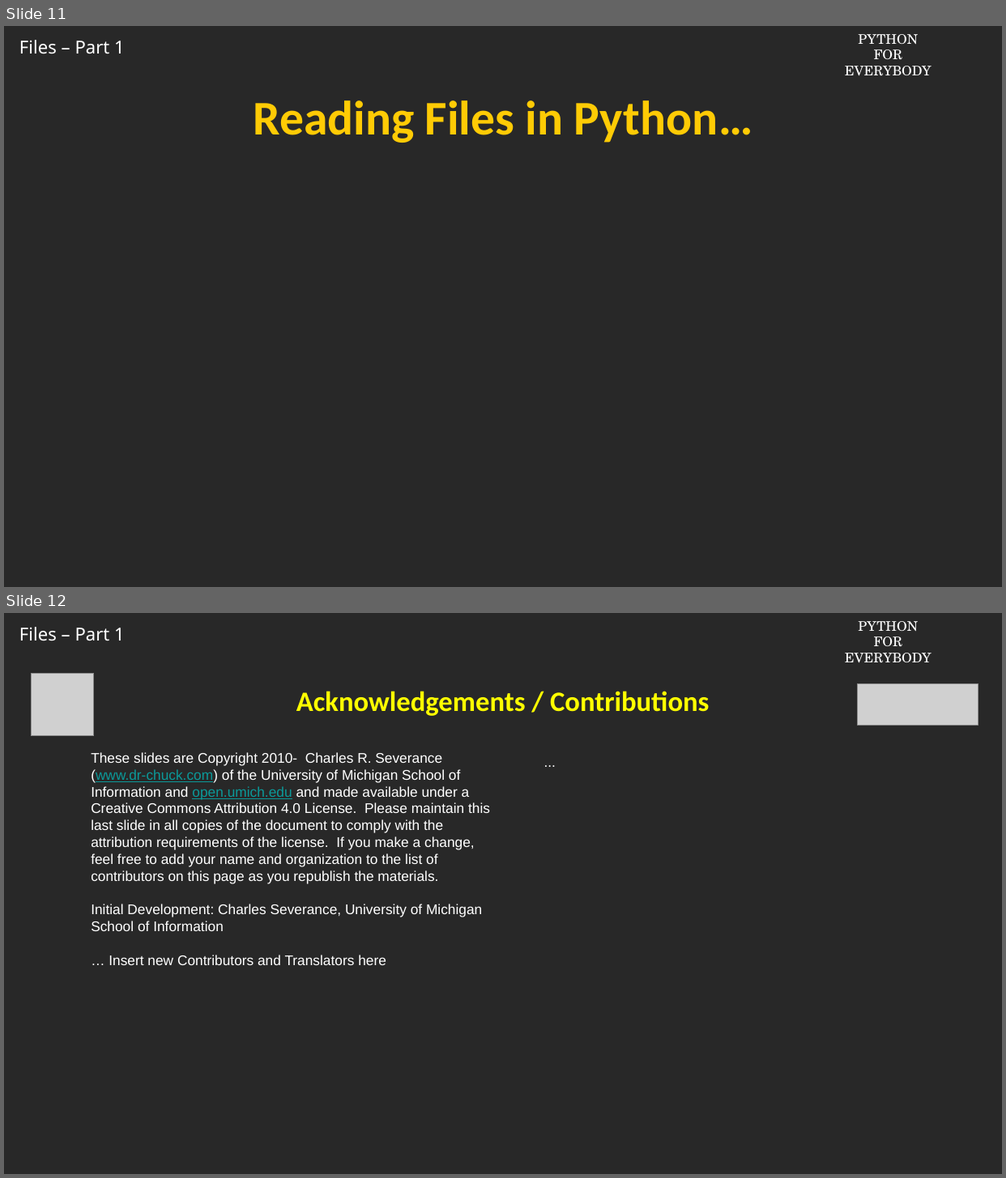
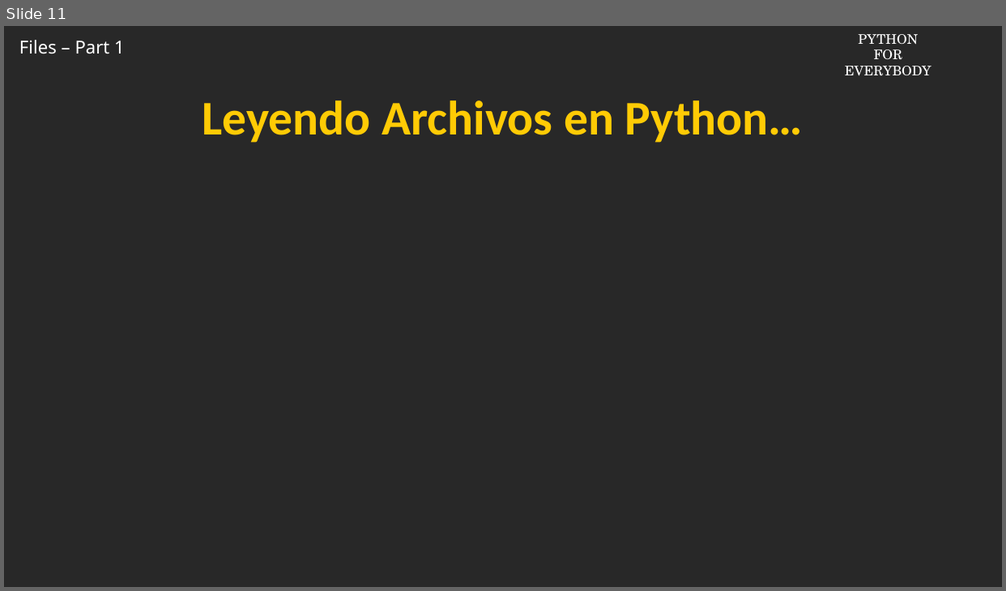
Before and after one commit to csev/py4e, a slide deck: ai/7.1.pptx. Shown one above the other, each under a label of ours: slides 11 and 12 before the commit, slide 11 after it. The pictures are 1006x1178 and 1006x591 pixels, drawn with LibreOffice and Linux fonts; fonts in the diff are those of the drawing; grey boxes stand for pictures; background and template pictures are left out. Boxes give left, top, right and bottom in pixels: in the first picture for what was removed or moved away, otherwise in the second. Text is boxed around its words. In the diff, an @@ line names an element or a change of style, - is before the commit and + after.

```diff
--- a/ai/7.1.pptx
+++ b/ai/7.1.pptx
@@ slide 12 removed at (4, 613, 1002, 1174), background picture (left out); not listed: 2 template elements that a slide beside it also shows @@
@@ picture removed at (31, 673, 94, 736) @@
@@ picture removed at (857, 683, 978, 725) @@
@@ title removed at (296, 691, 709, 716) @@
-Acknowledgements / Contributions
@@ text removed at (91, 752, 490, 965) @@
-These slides are Copyright 2010- Charles R. Severance (www.dr-chuck.com) of the University of Michigan School of Information and open.umich.edu and made available under a Creative Commons Attribution 4.0 License. Please maintain this last slide in all copies of the document to comply with the attribution requirements of the license. If you make a change, feel free to add your name and organization to the list of contributors on this page as you republish the materials.
-Initial Development: Charles Severance, University of Michigan School of Information
-… Insert new Contributors and Translators here
@@ text removed at (539, 747, 955, 1111) @@
-...
@@ slide 11 changed as well @@
@@ title at (202, 101, 803, 143): text changed @@
-Reading Files in Python…
+Leyendo Archivos en Python…
```
Also in this commit, not shown: 10 other slides changed, 1 slide added.
